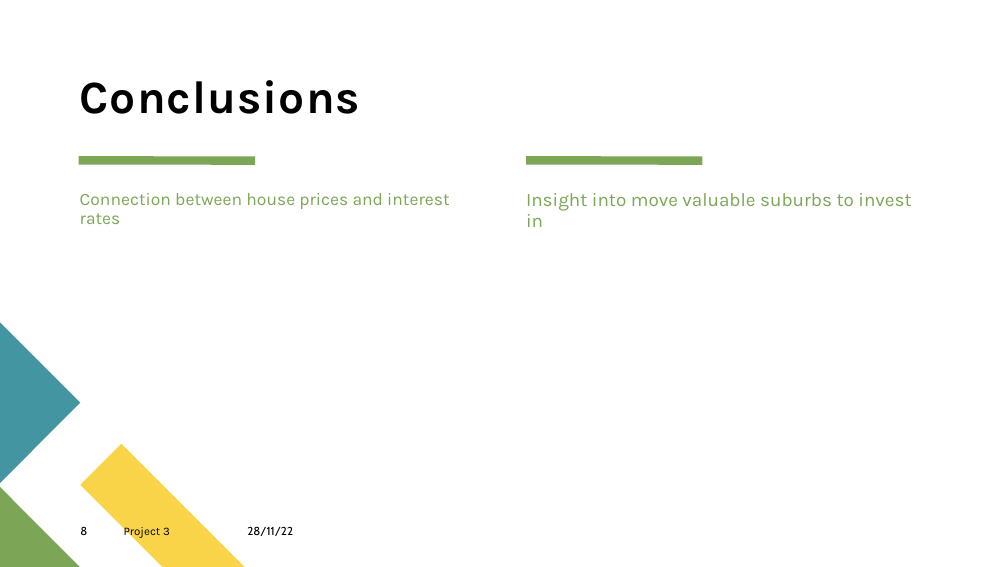
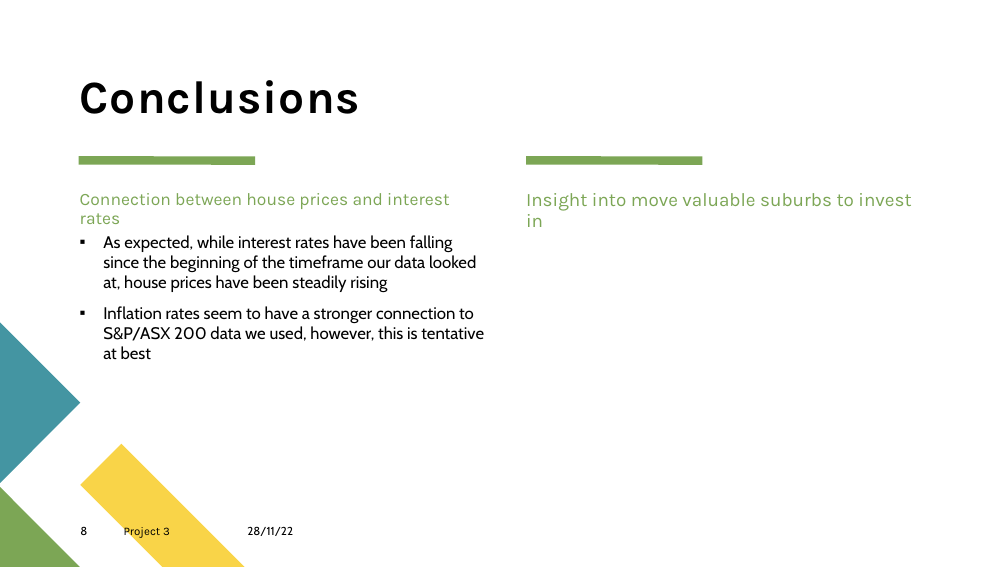
Before and after one commit to panlovelyda/Project-3-Group-8, a slide deck: slide 8 of Victoria Housing Median Price Change from 2011-2021.pptx. Drawn at 1008x567 pixels with LibreOffice and Linux fonts; fonts in the diff are those of the drawing. Boxes give left, top, right and bottom in pixels: in the first picture for what was removed or moved away, otherwise in the second. Text is boxed around its words. In the diff, an @@ line names an element or a change of style, - is before the commit and + after.

```diff
--- a/Victoria Housing Median Price Change from 2011-2021.pptx
+++ b/Victoria Housing Median Price Change from 2011-2021.pptx
@@ text added at [103, 235, 484, 360], 16 pt, text #000000 @@
+▪ As expected, while interest rates have been falling since the beginning of the timeframe our data looked at, house prices have been steadily rising
+▪ Inflation rates seem to have a stronger connection to S&P/ASX 200 data we used, however, this is tentative at best
```
Also in this commit, not shown: 2 other slides changed.
